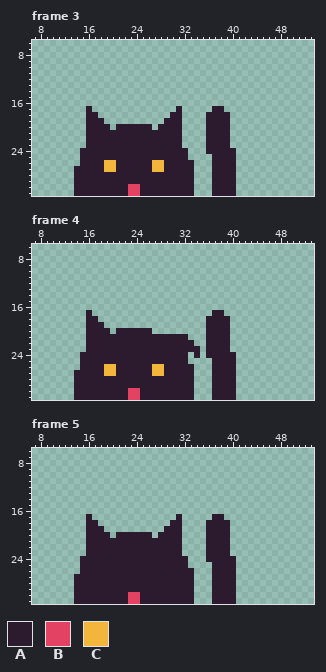
File history of a pixel-art file, AsepriteRaw/cat.aseprite. The picture above was drawn from the file before the commit.
64x32 pixels, 6 frames. Shown: frame 3: x 7..53, y 6..31; frame 4: x 7..53, y 6..31; frame 5: x 7..53, y 6..31. The commit also changed other frames, which this record leaves out.
Palette (. is transparent): A #2c1b2e  B #e34262  C #f2b63d
Pixels before, frame 3, first column x 14:
17 ..A..............A.....AA..
18 ..AA............AA....AAAA.
19 ..AAA..........AAA....AAAA.
20 ..AAAA.AAAAAA.AAAA....AAAA.
21 ..AAAAAAAAAAAAAAAA....AAAA.
22 ..AAAAAAAAAAAAAAAA....AAAA.
23 ..AAAAAAAAAAAAAAAA....AAAA.
24 .AAAAAAAAAAAAAAAAAA...AAAAA
25 .AAAAAAAAAAAAAAAAAA....AAAA
26 .AAAACCAAAAAACCAAAAA...AAAA
27 AAAAACCAAAAAACCAAAAA...AAAA
28 AAAAAAAAAAAAAAAAAAAA...AAAA
29 AAAAAAAAAAAAAAAAAAAA...AAAA
30 AAAAAAAAABBAAAAAAAAA...AAAA
31 AAAAAAAAABBAAAAAAAAA...AAAA
Pixels before, frame 4, first column x 14:
17 ..A....................AA..
18 ..AA..................AAAA.
19 ..AAA.................AAAA.
20 ..AAAA.AAAAAA.........AAAA.
21 ..AAAAAAAAAAAAAAAAA...AAAA.
22 ..AAAAAAAAAAAAAAAAAA..AAAA.
23 ..AAAAAAAAAAAAAAAAAAA.AAAA.
24 .AAAAAAAAAAAAAAAAAA.A.AAAAA
25 .AAAAAAAAAAAAAAAAAA....AAAA
26 .AAAACCAAAAAACCAAAAA...AAAA
27 AAAAACCAAAAAACCAAAAA...AAAA
28 AAAAAAAAAAAAAAAAAAAA...AAAA
29 AAAAAAAAAAAAAAAAAAAA...AAAA
30 AAAAAAAAABBAAAAAAAAA...AAAA
31 AAAAAAAAABBAAAAAAAAA...AAAA
Pixels before, frame 5, first column x 14:
17 ..A..............A.....AA..
18 ..AA............AA....AAAA.
19 ..AAA..........AAA....AAAA.
20 ..AAAA.AAAAAA.AAAA....AAAA.
21 ..AAAAAAAAAAAAAAAA....AAAA.
22 ..AAAAAAAAAAAAAAAA....AAAA.
23 ..AAAAAAAAAAAAAAAA....AAAA.
24 .AAAAAAAAAAAAAAAAAA...AAAAA
25 .AAAAAAAAAAAAAAAAAA....AAAA
26 .AAAAAAAAAAAAAAAAAAA...AAAA
27 AAAAAAAAAAAAAAAAAAAA...AAAA
28 AAAAAAAAAAAAAAAAAAAA...AAAA
29 AAAAAAAAAAAAAAAAAAAA...AAAA
30 AAAAAAAAABBAAAAAAAAA...AAAA
31 AAAAAAAAABBAAAAAAAAA...AAAA
Once edited:
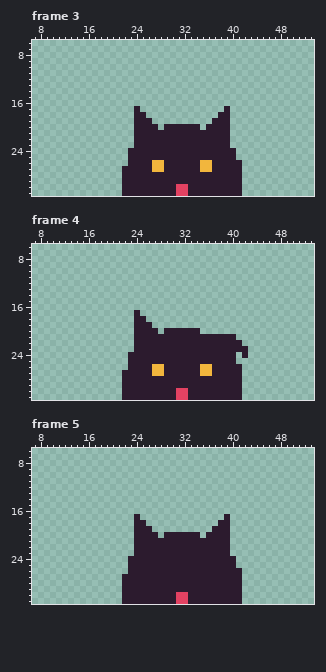
Edits made:
Changed rows in their new state; - is an unchanged pixel.
Frame 3:
first column x 14:
17 --.-------A------.-----..A--
18 --..------AA----..----..----
19 --...-----AAA--...----.-----
20 --....-...---A.---AAA-------
21 --........--------AAAA------
22 --........--------AAAA------
23 --........--------AAAA------
24 -........----------AAA------
25 -........----------AAAA-----
26 -........-----------ACC----A
27 ........------------ACC----A
28 ........------------AAA----A
29 ........------------AAA----A
30 ........-AA------BB-AAA----A
31 ........-AA------BB-AAA----A
Frame 4:
first column x 14:
17 --.-------A------------..----
18 --..------AA----------....---
19 --...-----AAA---------....---
20 --....-...---A-AAAAAA-....---
21 --........---------AAA----A--
22 --........----------AA----AA-
23 --........-----------A----AAA
24 -........----------A-A------A
25 -........----------AAAA------
26 -........-----------ACC----A-
27 ........------------ACC----A-
28 ........------------AAA----A-
29 ........------------AAA----A-
30 ........-AA------BB-AAA----A-
31 ........-AA------BB-AAA----A-
Frame 5:
first column x 14:
17 --.-------A------.-----..A--
18 --..------AA----..----..----
19 --...-----AAA--...----.-----
20 --....-...---A.---AAA-------
21 --........--------AAAA------
22 --........--------AAAA------
23 --........--------AAAA------
24 -........----------AAA------
25 -........----------AAAA-----
26 -........-----------AAA----A
27 ........------------AAA----A
28 ........------------AAA----A
29 ........------------AAA----A
30 ........-AA------BB-AAA----A
31 ........-AA------BB-AAA----A
